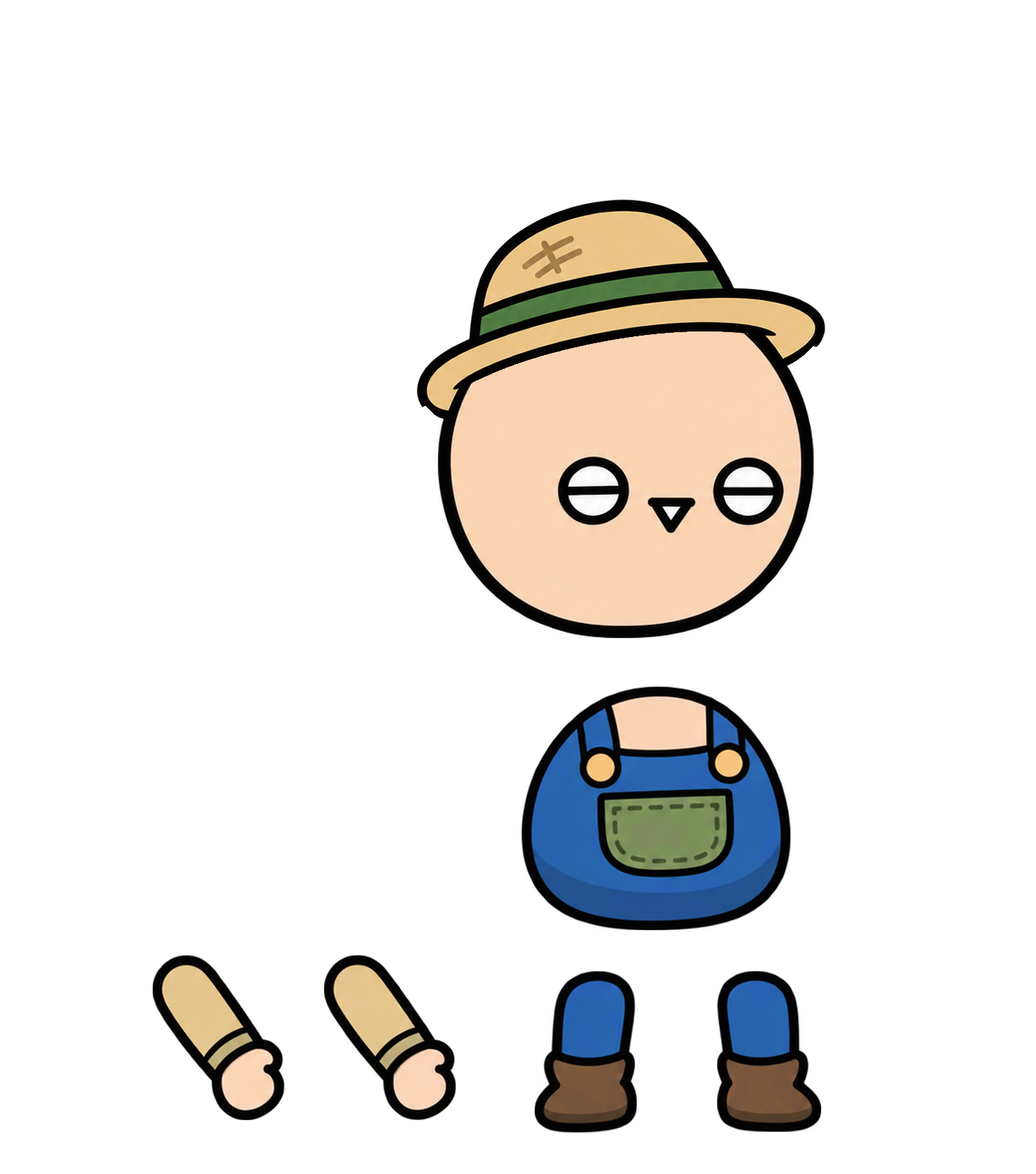
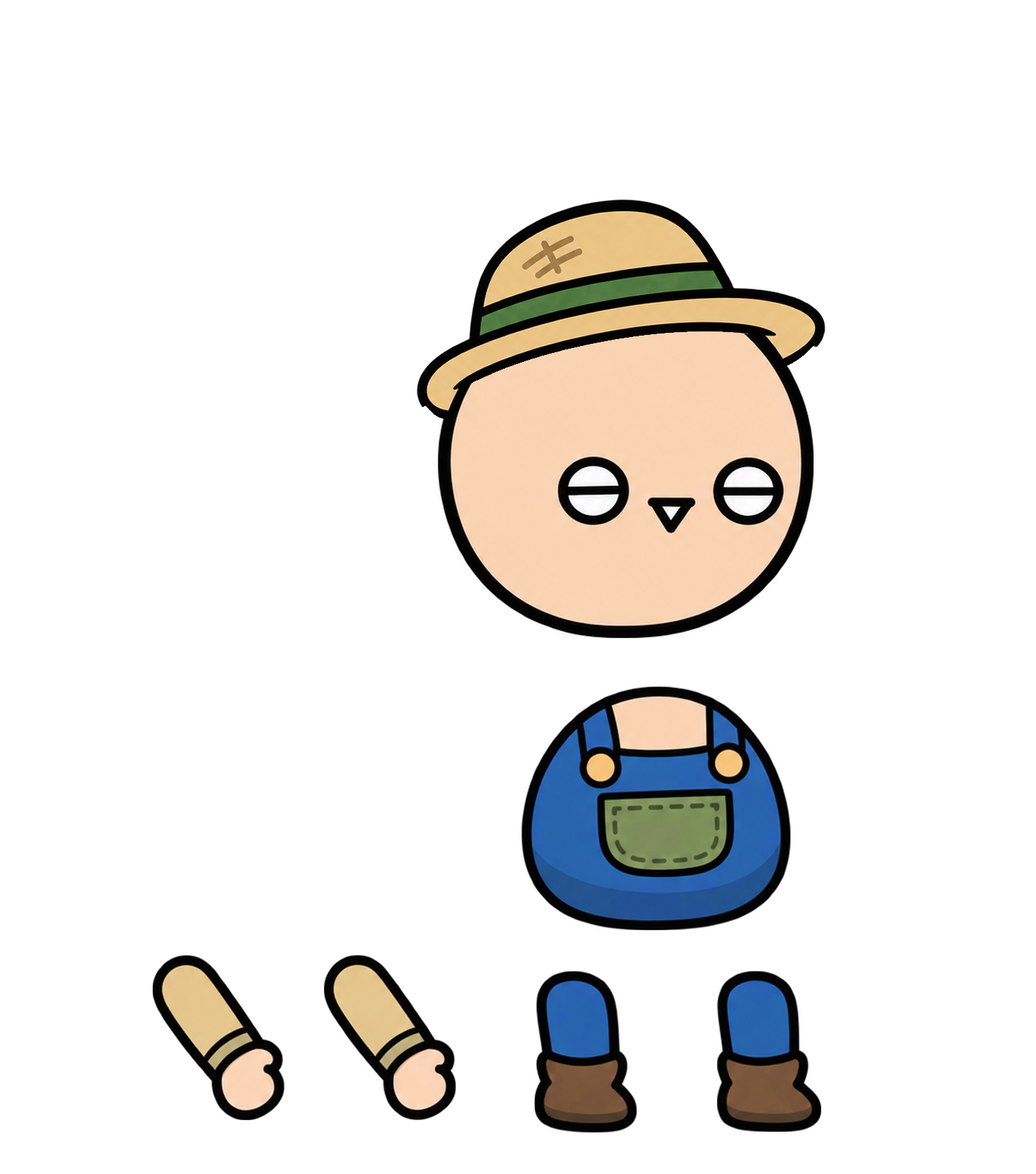
The second 1036 x 1174 image is a revision of the first. Changes to its layers:
painted on "다리1" over left=534, top=970, right=637, bottom=1133
